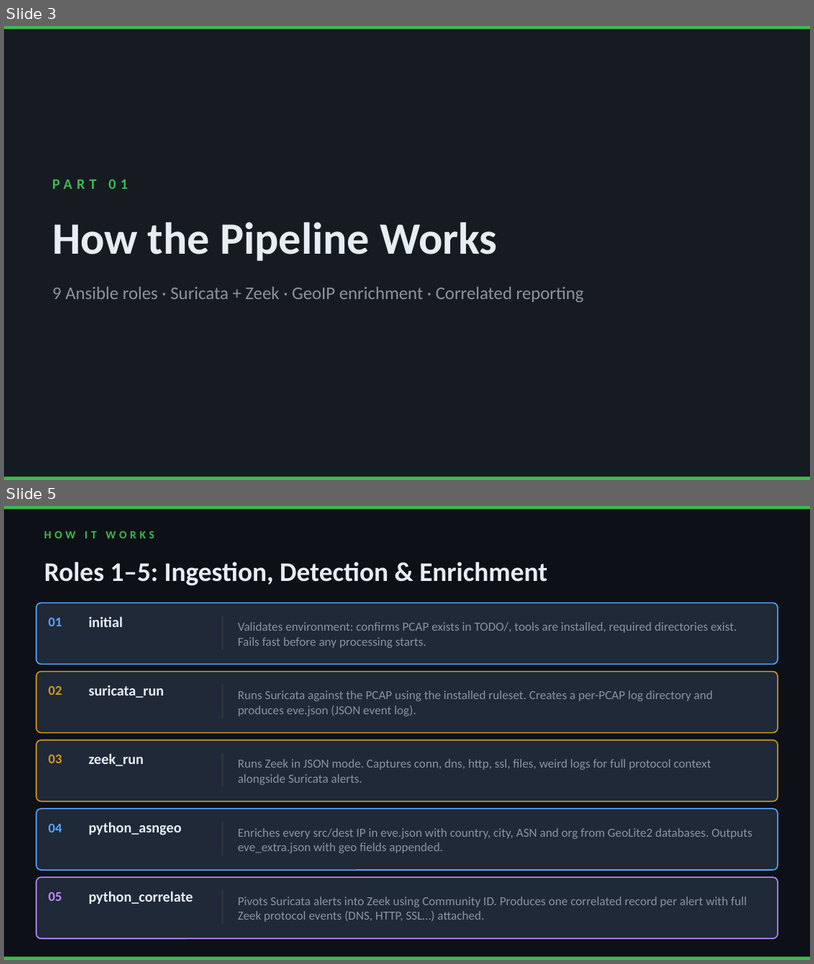
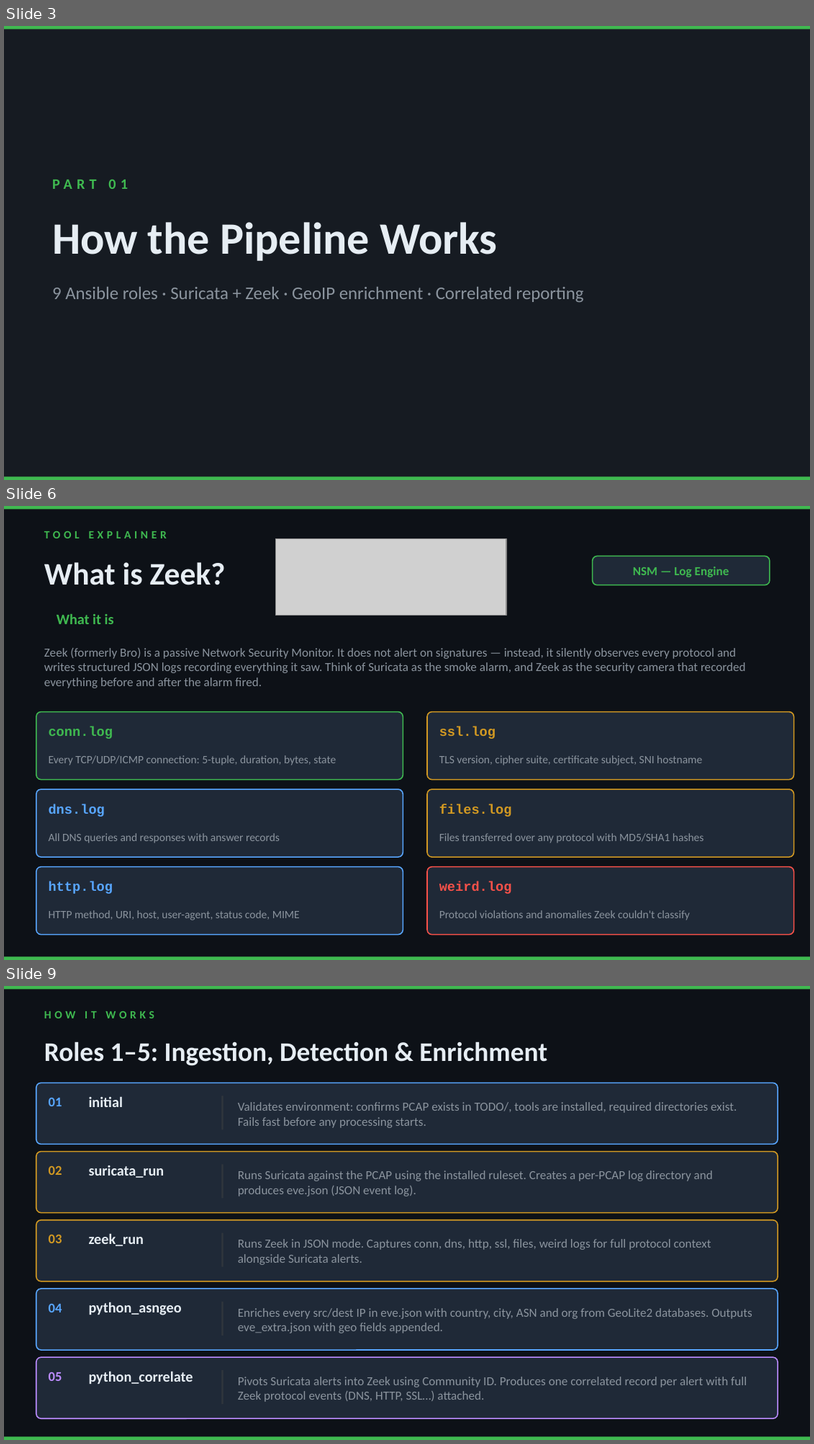
Before and after one commit to JujuJuhu/Network-Threat-Hunting-Automation, a slide deck: docs/PCAP_Threat_Hunt_Pipeline.pptx. Shown one above the other, each under a label of ours: slides 3 and 5 before the commit, slides 3, 6 and 9 after it; the slides between them are not shown. The pictures are 814x964 and 814x1444 pixels, drawn with LibreOffice and Linux fonts; fonts in the diff are those of the drawing; grey boxes stand for pictures. Boxes give left, top, right and bottom in pixels: in the first picture for what was removed or moved away, otherwise in the second. Text is boxed around its words. In the diff, an @@ line names an element or a change of style, - is before the commit and + after.

```diff
--- a/docs/PCAP_Threat_Hunt_Pipeline.pptx
+++ b/docs/PCAP_Threat_Hunt_Pipeline.pptx
@@ slide 6 added at (x1=4, y1=506, x2=810, y2=960), background #F0F4F8 @@
@@ rectangle added at (x1=4, y1=506, x2=810, y2=959), fill #0D1117 @@
@@ rectangle added at (x1=4, y1=506, x2=810, y2=509), fill #3FB950 @@
@@ text added at (x1=44, y1=531, x2=167, y2=538), 10 pt, text #3FB950, bold @@
+TOOL EXPLAINER
@@ picture added at (x1=275, y1=539, x2=507, y2=615) @@
@@ text added at (x1=44, y1=562, x2=226, y2=585), 28 pt, text #E6EDF3, bold @@
+What is Zeek?
@@ rounded rectangle added at (x1=593, y1=556, x2=770, y2=585), fill #1F2937, outline #3FB950 1 pt @@
@@ text added at (x1=633, y1=566, x2=730, y2=577), 11 pt, text #3FB950, bold @@
+NSM — Log Engine
@@ text added at (x1=57, y1=614, x2=114, y2=624), 13 pt, text #3FB950, bold @@
+What it is
@@ text added at (x1=44, y1=648, x2=746, y2=688), 11 pt, text #8B949E @@
+Zeek (formerly Bro) is a passive Network Security Monitor. It does not alert on signatures — instead, it silently observes every protocol and writes structured JSON logs recording everything it saw. Think of Suricata as the smoke alarm, and Zeek as the security camera that recorded everything before and after the alarm fired.
@@ rounded rectangle added at (x1=36, y1=712, x2=403, y2=780), fill #1F2937, outline #3FB950 1 pt @@
@@ rounded rectangle added at (x1=427, y1=712, x2=795, y2=780), fill #1F2937, outline #D29922 1 pt @@
@@ text added at (x1=49, y1=726, x2=113, y2=739), 12 pt, text #3FB950, bold @@
+conn.log
@@ text added at (x1=440, y1=726, x2=496, y2=739), 12 pt, text #D29922, bold @@
+ssl.log
@@ text added at (x1=49, y1=755, x2=336, y2=765), 10 pt, text #8B949E @@
+Every TCP/UDP/ICMP connection: 5-tuple, duration, bytes, state
@@ text added at (x1=440, y1=755, x2=702, y2=765), 10 pt, text #8B949E @@
+TLS version, cipher suite, certificate subject, SNI hostname
@@ rounded rectangle added at (x1=36, y1=789, x2=403, y2=857), fill #1F2937, outline #58A6FF 1 pt @@
@@ text added at (x1=49, y1=804, x2=105, y2=816), 12 pt, text #58A6FF, bold @@
+dns.log
@@ rounded rectangle added at (x1=427, y1=789, x2=795, y2=857), fill #1F2937, outline #D29922 1 pt @@
@@ text added at (x1=440, y1=804, x2=512, y2=816), 12 pt, text #D29922, bold @@
+files.log
@@ text added at (x1=49, y1=833, x2=280, y2=843), 10 pt, text #8B949E @@
+All DNS queries and responses with answer records
@@ text added at (x1=440, y1=833, x2=705, y2=843), 10 pt, text #8B949E @@
+Files transferred over any protocol with MD5/SHA1 hashes
@@ rounded rectangle added at (x1=36, y1=867, x2=403, y2=934), fill #1F2937, outline #58A6FF 1 pt @@
@@ rounded rectangle added at (x1=427, y1=867, x2=795, y2=934), fill #1F2937, outline #F85149 1 pt @@
@@ text added at (x1=49, y1=881, x2=113, y2=893), 12 pt, text #58A6FF, bold @@
+http.log
@@ text added at (x1=440, y1=881, x2=512, y2=893), 12 pt, text #F85149, bold @@
+weird.log
@@ text added at (x1=49, y1=910, x2=300, y2=920), 10 pt, text #8B949E @@
+HTTP method, URI, host, user-agent, status code, MIME
@@ text added at (x1=440, y1=910, x2=690, y2=920), 10 pt, text #8B949E @@
+Protocol violations and anomalies Zeek couldn't classify
@@ rectangle added at (x1=4, y1=956, x2=810, y2=959), fill #3FB950 @@
@@ what was slide 5 is now slide 9 @@
```
Also in this commit, not shown: 1 slide changed, 3 other slides added.
